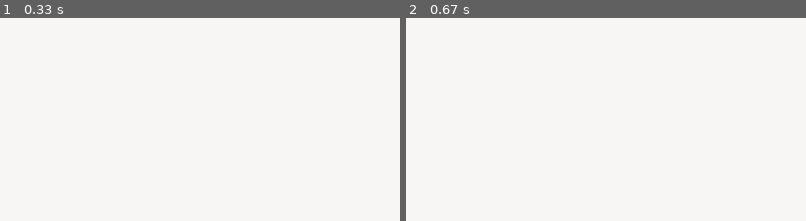
Above: before the commit, frames 1-2 (left to right).
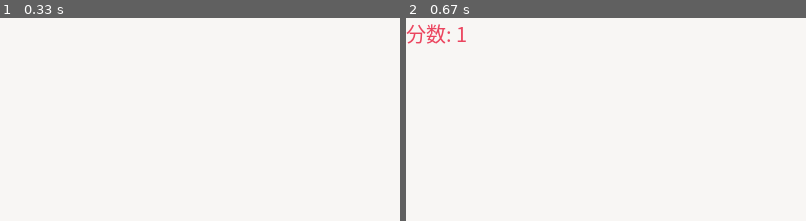
Above: after the commit, the same moments.

Repository: qzq1111/py-game-collection
Game: pygame game, started from greedy_snake/game.py
The game is run twice, just before and just after one commit, with the same random seed, the same clock (stepped at 60 frames per second) and the same inputs.
Inputs (mouse positions are % of the whole screen's width and height, from its top left):
- Up to frame 1 (0.33 s): no input
- Up to frame 2 (0.67 s): press the mouse at (50, 74) at 0.37 s; move the mouse to (38, 74) at 0.47 s; release the mouse at (26, 75) at 0.6 s
The pictures show only the part of the screen within x 0-50%, y 0-50%; the shares and areas given below are measured in that part.

Frame 1 is identical in both runs. In frame 2, 0.5% of the frame differs, in the area x 0-15%, y 2-13%.

Commit message:
拆分配置，添加游戏分数

Diff:
--- a/greedy_snake/button.py
+++ b/greedy_snake/button.py
@@ -26,6 +26,10 @@
         # 设置文字的位置
         self.msg_image_rect.center = self.rect.center
 
+    def set_msg(self, msg):
+        self.msg = msg
+        self._init()
+
     def draw(self):
         if self.is_hidden:
             return
--- a/greedy_snake/conf.py
+++ b/greedy_snake/conf.py
@@ -11,3 +11,9 @@
 SNAKE_MOVE_DOWN = "DOWN"  # 🐍向下移动
 SNAKE_MOVE_LEFT = "LEFT"  # 🐍向左移动
 SNAKE_MOVE_RIGHT = "RIGHT"  # 🐍向右移动
+
+GAME_STATUS_INIT = 1  # 游戏初始化
+GAME_STATUS_RUN = 2  # 游戏运行中
+GAME_STATUS_OVER = 3  # 游戏结束
+GAME_FPS = 10  # 帧数
+GAME_SCORE_COLOR = (235, 69, 95)  # 游戏分数颜色
--- a/greedy_snake/game.py
+++ b/greedy_snake/game.py
@@ -2,25 +2,28 @@
 import pygame.font
 
 from greedy_snake.button import Button
+from greedy_snake.conf import GAME_STATUS_INIT, GAME_STATUS_RUN, GAME_STATUS_OVER, GAME_FPS, GAME_SCORE_COLOR
 from greedy_snake.food import Food
 from greedy_snake.layout import Layout
 from greedy_snake.snake import Snake
 
 
 class Game(object):
-    status = False
+    status = GAME_STATUS_INIT
     done = False
 
     def __init__(self, width, height, cell_size):
+
         self.width, self.height, self.cell_size = width, height, cell_size
         self.__init()
 
     def __init(self):
         pygame.init()
         pygame.display.set_caption("贪吃蛇")
+        self.font = pygame.font.SysFont('SimHei', 20)
 
         self.fps_clock = pygame.time.Clock()
-        self.fps = 10
+        self.fps = GAME_FPS
         self.screen = pygame.display.set_mode((self.width, self.height))
         self.layout = Layout(screen=self.screen, width=self.width, height=self.height, cell_size=self.cell_size)
         self.button = Button(self.screen, "开始游戏")
@@ -47,11 +50,17 @@
         return
 
     def handle_play_mouse(self, mouse_x, mouse_y):
-        if self.status:
+
+        if self.status == GAME_STATUS_RUN:
+            # 游戏运行中，不用检测鼠标
             return
+
+        # 检测鼠标是否点击开始游戏
         if self.button.rect.collidepoint(mouse_x, mouse_y):
-            self.status = True
+            self.status = GAME_STATUS_RUN
             self.button.is_hidden = True
+
+        return
 
     def handle_move_mouse(self, mouse_x, mouse_y):
         if self.status:
@@ -59,10 +68,15 @@
         self.button.is_active = self.button.rect.collidepoint(mouse_x, mouse_y)
 
     def game_over(self):
-        self.status = False  # 重置游戏状态
+        self.status = GAME_STATUS_OVER  # 重置游戏状态
+        self.button.set_msg("重新开始游戏")
         self.button.is_hidden = False  # 显示开始按钮
         self.food.reset()  # 重置食物位置
         self.snake.rest()  # 重置🐍状态
+
+    def draw_score(self, score):
+        value = self.font.render("分数: " + str(score), True, GAME_SCORE_COLOR)
+        self.screen.blit(value, [0, 0])
 
     def run(self):
 
@@ -71,11 +85,13 @@
             self.layout.draw()
             self.button.draw()
 
-            if self.status:
+            if self.status == GAME_STATUS_RUN:
                 # 绘制🐍位置
                 self.snake.move(self.food)
                 # 绘制食物位置
                 self.food.draw()
+                # 绘制分数
+                self.draw_score(self.snake.length)
                 # 检测🐍是否还存活
                 if self.snake.check_is_wall() or self.snake.check_eat_self():
                     self.game_over()
--- a/greedy_snake/snake.py
+++ b/greedy_snake/snake.py
@@ -60,16 +60,16 @@
         检测是否撞墙
         :return:
         """
-        if self.head.x > self.screen.get_width():
+        if self.head.x >= self.screen.get_width():
             return True
 
-        if self.head.x < 0:
+        if self.head.x <= 0:
             return True
 
-        if self.head.y > self.screen.get_height():
+        if self.head.y >= self.screen.get_height():
             return True
 
-        if self.head.y < 0:
+        if self.head.y <= 0:
             return True
 
         return False
